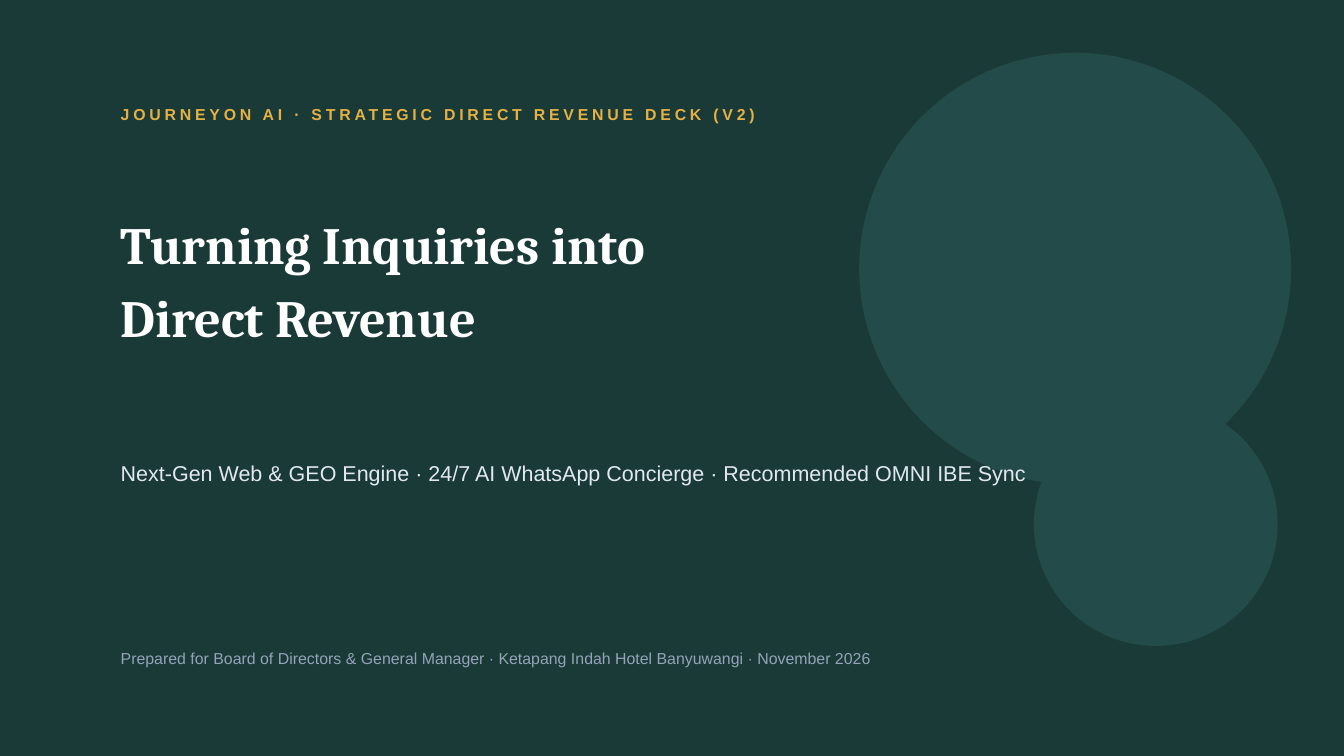
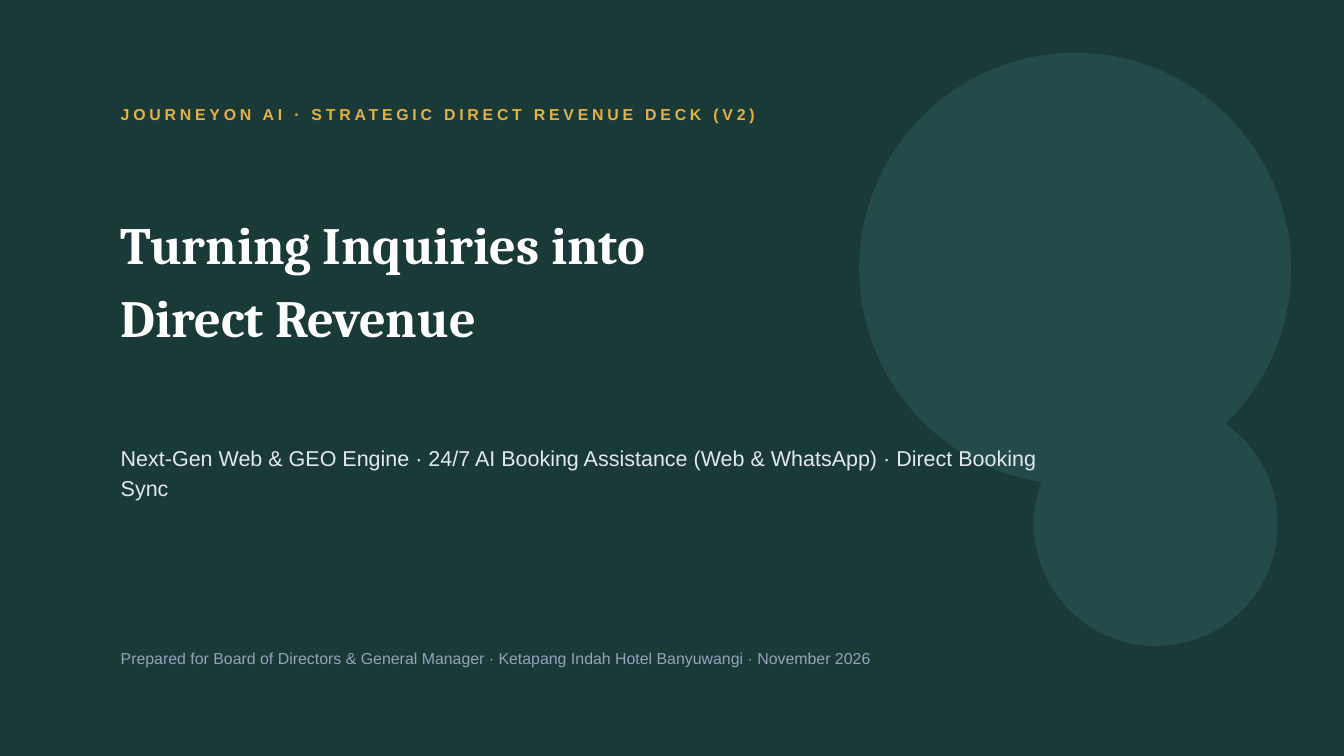
Before and after one commit to arbuuuud/ketapangweb, a slide deck: slide 1 of PITCH_DECK_KETAPANG_INDAH_V2.pptx. Drawn at 1344x756 pixels with LibreOffice and Linux fonts; fonts in the diff are those of the drawing. Boxes give left, top, right and bottom in pixels: in the first picture for what was removed or moved away, otherwise in the second. Text is boxed around its words. In the diff, an @@ line names an element or a change of style, - is before the commit and + after.

Commit message:
feat: update terminology to AI Booking Assistance, set 3M monthly, add MICE Premium 10% rev share, and place 3 pricing slides after thank you

```diff
--- a/PITCH_DECK_KETAPANG_INDAH_V2.pptx
+++ b/PITCH_DECK_KETAPANG_INDAH_V2.pptx
@@ text at (121, 450, 1036, 501): text changed @@
-Next-Gen Web & GEO Engine · 24/7 AI WhatsApp Concierge · Recommended OMNI IBE Sync
+Next-Gen Web & GEO Engine · 24/7 AI Booking Assistance (Web & WhatsApp) · Direct Booking Sync
```
Also in this commit, not shown: 8 other slides changed, 1 slide added, 4 other files.
